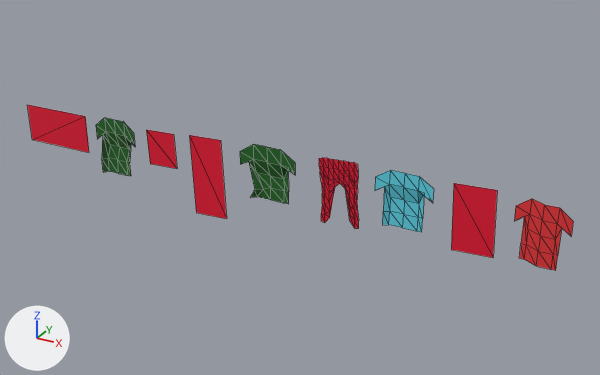
Renders of the glTF model data/models/laundry_001.glb from each side of a commit.
The view is the same before and after, from a 50 mm lens placed at (9.54, -18.8, 11.45), pointed at (1.11, -3.49, 3.8). Every picture has the same lights, and +X, +Y and +Z are marked at lower left. Mesh edges are drawn as thin lines. Where no turn or scale is listed for an object, it has been applied to the vertices. Vertices at the same position are counted once.

In view in the first picture: 'hanging_001', 'hanging_002', 'hanging_003', 'hanging_004', 'hanging_005', 'hanging_006', 'hanging_007', 'hanging_008', 'hanging_009'.
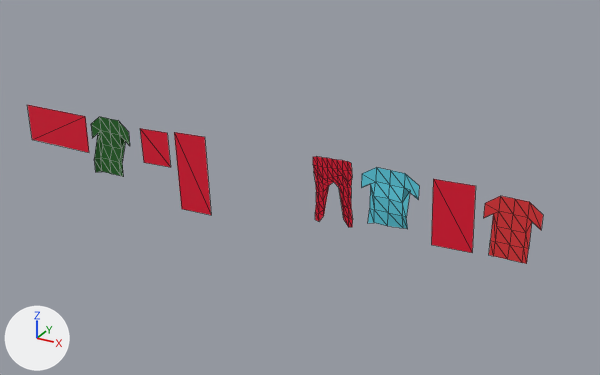
Pixel boxes (x1, y1, x2, y2) of what changed, in the pictures (600 x 375 px; the box of a moved part takes in the faces that stretch with it):
```json
{"object": "hanging_009", "change": "mesh rescaled, moved", "before": [514, 199, 573, 271], "after": [484, 196, 543, 264]}
{"object": "hanging_008", "change": "moved", "before": [451, 183, 497, 258], "after": [431, 179, 476, 253]}
{"object": "hanging_004", "change": "moved", "before": [189, 135, 226, 219], "after": [174, 132, 211, 215]}
{"object": "hanging_007", "change": "moved", "before": [375, 170, 434, 232], "after": [361, 167, 419, 229]}
{"object": "hanging_006", "change": "moved", "before": [319, 158, 359, 229], "after": [313, 156, 353, 227]}
{"object": "hanging_005", "change": "deleted", "before": [240, 144, 295, 204], "on screen": "green"}
{"object": "hanging_002", "change": "reshaped, moved", "before": [96, 118, 135, 176], "after": [91, 117, 130, 177]}
{"object": "hanging_003", "change": "moved", "before": [146, 130, 177, 169], "after": [140, 128, 171, 167]}
{"part": 1, "of": "me_plane_174", "change": "moved or reshaped", "before": [514, 199, 544, 266], "after": [484, 196, 515, 259]}
{"part": 2, "of": "me_plane_176", "change": "moved or reshaped", "before": [102, 132, 131, 176], "after": [94, 131, 125, 177]}
```

Scene script edits in JSON lines:
```json
{"block": "me_plane_174", "where": "me_plane_174.from_pydata(...)  # 25 vertices, 32 faces; spans x -0.564..0.564, y 0.0..0.159, z -0.661..0.661"}
{"block": "me_plane_174", "where": "# used by ob_hanging_009; location = (6.7, -4.09, 4.19)"}
{"block": "me_plane_174", "change": "me_plane_174 part 1: the whole mesh is scaled about the mesh origin by (1, -0.0473, 1)"}
{"block": "me_plane_176", "where": "me_plane_176.from_pydata(...)  # 25 vertices, 32 faces; spans x -0.6..0.6, y 0.0..0.12, z -0.76..0.76"}
{"block": "me_plane_176", "where": "# used by ob_hanging_002; location = (-3.9, -3.92, 3.98)"}
{"block": "me_plane_176", "change": "me_plane_176 part 2: all 13 vertices in x -0.52..0.3, y 0.0..0.12, z -0.76..0.0 are moved by (0.0, -0.1, 0.0)"}
{"op": "set", "path": "ob_hanging_009.location", "old": "(6.7, -4.09, 4.19)", "new": "(6.14, -4.09, 4.19)"}
{"op": "set", "path": "ob_hanging_008.location", "old": "(5.32, -3.9, 4.12)", "new": "(4.89, -3.9, 4.12)"}
{"op": "set", "path": "ob_hanging_007.location", "old": "(3.87, -4.09, 4.29)", "new": "(3.56, -4.09, 4.29)"}
{"op": "set", "path": "ob_hanging_006.location", "old": "(2.3, -3.9, 4.25)", "new": "(2.16, -3.9, 4.25)"}
{"op": "remove", "block": "ob_hanging_005", "code": ["ob_hanging_005 = bpy.data.objects.new('hanging_005', me_plane_001)", "ob_hanging_005.location = (0.5, -3.92, 4.07)"]}
{"op": "set", "path": "ob_hanging_004.location", "old": "(-1.15, -3.9, 3.74)", "new": "(-1.59, -3.9, 3.74)"}
{"op": "set", "path": "ob_hanging_003.location", "old": "(-2.48, -3.9, 4.21)", "new": "(-2.68, -3.9, 4.21)"}
{"op": "set", "path": "ob_hanging_002.location", "old": "(-3.9, -3.92, 3.98)", "new": "(-4.06, -3.92, 3.98)"}
```
